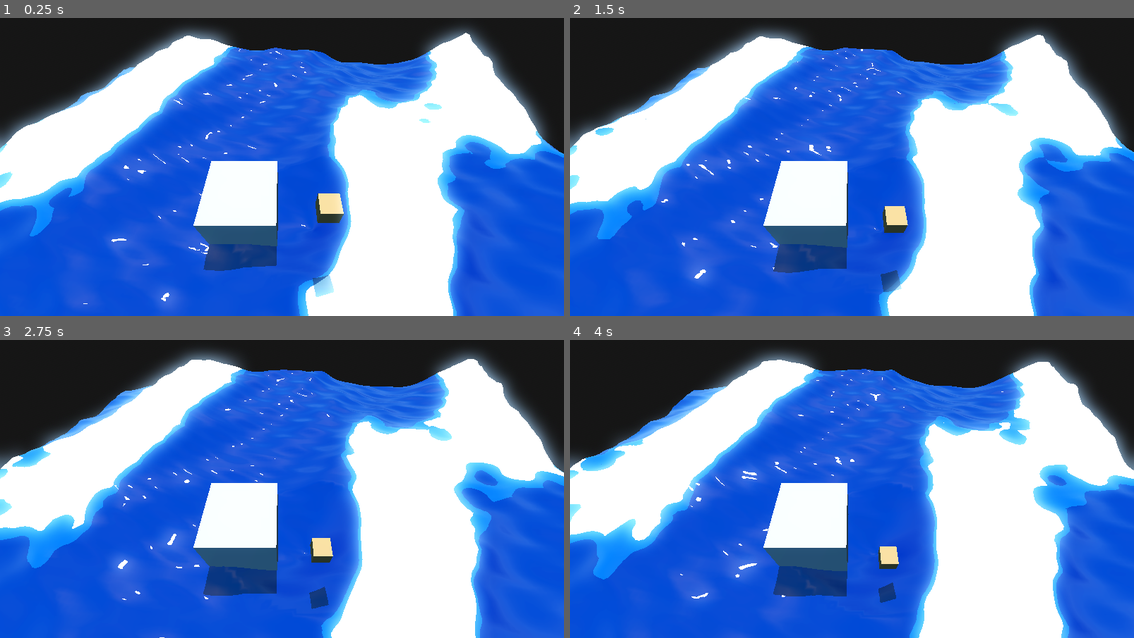
Above: before the commit, frames 1-4 (two rows, left to right).
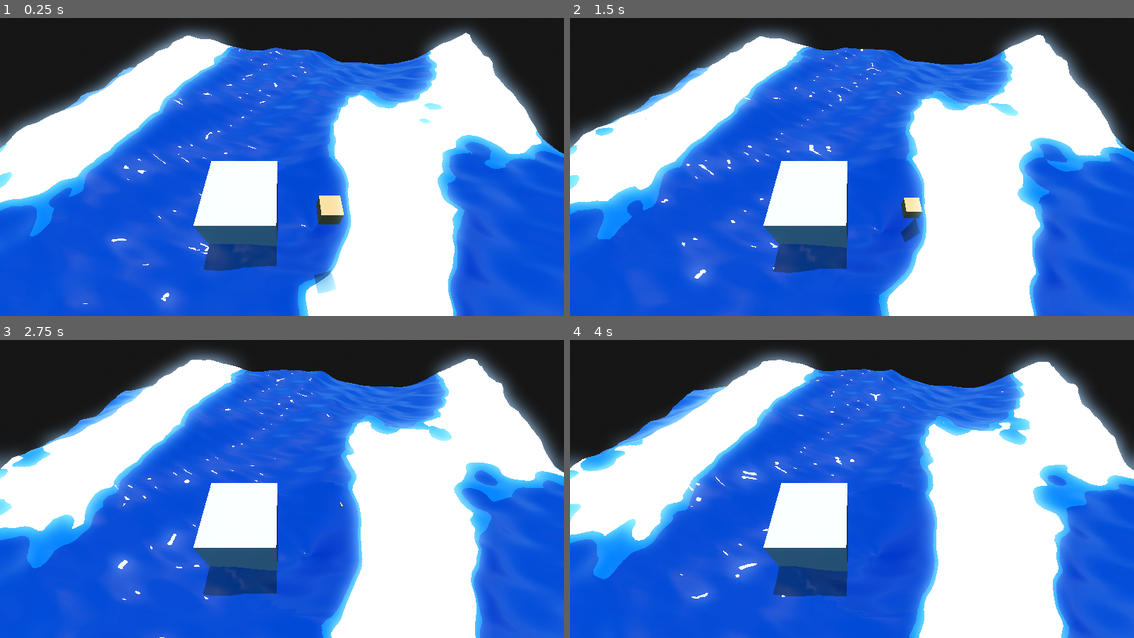
Above: after the commit, the same moments.

Repository: bkttt0429/The-Ember-Archipelago
Game: Godot game, scene res://WaterSystem/WaterTest.tscn
Same seed, same stepped clock (60 frames per second), same inputs: the game is played once before the commit and once after it.
Inputs:
- Up to frame 1 (0.25 s): no input
- Up to frame 2 (1.5 s): no input
- Up to frame 3 (2.75 s): no input
- Up to frame 4 (4 s): no input

The runs differ from the first frame. In frame 1, 0.2% of the frame differs, in the area x 55-61%, y 58-94%; in frame 2, 0.9%, in the area x 55-63%, y 60-92%; in frame 3, 0.5%; in frame 4, 0.4%.

Commit message:
feat: implement a comprehensive water system including buoyancy, drag, and ripple simulation

Diff:
--- a/WaterSystem/Buoyancy/BuoyantCell.gd
+++ b/WaterSystem/Buoyancy/BuoyantCell.gd
@@ -43,7 +43,14 @@
 	var volume: float = size.x * size.y * size.z
 
 	# Get height from WaterManager
-	var wave_height = water_manager.get_wave_height(global_position)
+	var speed = parent_body.linear_velocity.length()
+	var iterations = 1
+	if speed > 10.0:
+		iterations = 5
+	elif speed > 1.0:
+		iterations = 3
+
+	var wave_height = water_manager.get_wave_height(global_position, iterations)
 	var depth: float = wave_height - global_position.y
 
 	var gravity_vec = ProjectSettings.get_setting("physics/3d/default_gravity_vector")
--- a/WaterSystem/Buoyancy/MassCalculation.gd
+++ b/WaterSystem/Buoyancy/MassCalculation.gd
@@ -42,6 +42,7 @@
 		) * mass
 
 func _physics_process(_delta: float) -> void:
+	if WaterManager.instance == null: return
 	apply_drag()
 
 func apply_drag() -> void:
@@ -85,26 +86,35 @@
 	var torque = torque_magnitude * basis.z
 	apply_torque(torque)
 
+func apply_drag_vertical() -> void:
+	var ref_size = Vector3(2, 1, 5)
+	var area = ref_size.x * ref_size.z
+	var water_vel = WaterManager.instance.get_water_velocity(global_position)
+	var relative_vel_vec = linear_velocity - water_vel
+
+	var local_velocity = relative_vel_vec.dot(global_transform.basis.y)
+	var vertical_drag = calculate_drag(area, local_velocity, drag_coef_vertical) * basis.y * DRAG_SCALE
+	apply_central_force(vertical_drag)
+
 func apply_drag_axial() -> void:
 	var ref_size = Vector3(2, 1, 5)
 	var area = ref_size.y * ref_size.z
-	var local_velocity = linear_velocity.dot(global_transform.basis.x)
+	var water_vel = WaterManager.instance.get_water_velocity(global_position)
+	var relative_vel_vec = linear_velocity - water_vel
+
+	var local_velocity = relative_vel_vec.dot(global_transform.basis.x)
 	var axial_drag = calculate_drag(area, local_velocity, drag_coef_axial) * basis.x * DRAG_SCALE
 	apply_central_force(axial_drag)
 
 func apply_drag_lateral() -> void:
 	var ref_size = Vector3(2, 1, 5)
 	var area = ref_size.y * ref_size.x
-	var local_velocity = linear_velocity.dot(global_transform.basis.z)
+	var water_vel = WaterManager.instance.get_water_velocity(global_position)
+	var relative_vel_vec = linear_velocity - water_vel
+
+	var local_velocity = relative_vel_vec.dot(global_transform.basis.z)
 	var lateral_drag = calculate_drag(area, local_velocity, drag_coef_lateral) * basis.z * DRAG_SCALE
 	apply_central_force(lateral_drag)
-
-func apply_drag_vertical() -> void:
-	var ref_size = Vector3(2, 1, 5)
-	var area = ref_size.x * ref_size.z
-	var local_velocity = linear_velocity.dot(global_transform.basis.y)
-	var vertical_drag = calculate_drag(area, local_velocity, drag_coef_vertical) * basis.y * DRAG_SCALE
-	apply_central_force(vertical_drag)
 
 func calculate_drag_torque(area, length, ang_vel, drag_coef) -> float:
 	var torque_magnitude = (0.5 * WATER_MASS_DENSITY * ang_vel * ang_vel * area * drag_coef * length * 0.25)
--- a/WaterSystem/RippleSystem/RippleManager.gd
+++ b/WaterSystem/RippleSystem/RippleManager.gd
@@ -9,6 +9,18 @@
 		# Pass the dynamic simulation texture to the water shader
 		water_material.set_shader_parameter("ripple_map", ripple_viewport.get_texture())
 		water_material.set_shader_parameter("ripple_map_size", ripple_area_size)
+
+@export var lod_distance: float = 30.0
+
+func _process(_delta):
+	# Distance-based LOD: Only update simulation if close to camera
+	var cam = get_viewport().get_camera_3d()
+	if cam and ripple_viewport:
+		var center_pos = Vector3(0, 0, 0) # Assumed center
+		if cam.global_position.distance_to(center_pos) > lod_distance:
+			ripple_viewport.render_target_update_mode = SubViewport.UPDATE_DISABLED
+		else:
+			ripple_viewport.render_target_update_mode = SubViewport.UPDATE_ALWAYS
 
 func apply_ripple(world_pos: Vector3, strength: float):
 	# Convert World Pos to UV (Viewport Coordinates)
--- a/WaterSystem/RippleSystem/RippleViewport.tscn
+++ b/WaterSystem/RippleSystem/RippleViewport.tscn
@@ -15,7 +15,7 @@
 disable_3d = true
 transparent_bg = true
 handle_input_locally = false
-size = Vector2i(512, 512)
+size = Vector2i(256, 256)
 render_target_clear_mode = 2
 render_target_update_mode = 3
 
--- a/WaterSystem/WaterController.gd
+++ b/WaterSystem/WaterController.gd
@@ -90,27 +90,18 @@
 		wave_b.w = _target_wavelength * 1.5
 		mat.set_shader_parameter("wave_b", wave_b)
 
-	# --- FULL SYNC TO WaterManager ---
+	# --- AUTOMATED SYNC TO WaterManager via Reflection ---
 	if WaterManager:
-		WaterManager.height_scale = new_amp
-		WaterManager.wave_a = wave_a if wave_a != null else WaterManager.wave_a
-		WaterManager.wave_b = wave_b if wave_b != null else WaterManager.wave_b
-
-		# Sync other waves to ensure physics matches visuals exactly
-		WaterManager.wave_c = mat.get_shader_parameter("wave_c") if mat.get_shader_parameter("wave_c") != null else WaterManager.wave_c
-		WaterManager.wave_d = mat.get_shader_parameter("wave_d") if mat.get_shader_parameter("wave_d") != null else WaterManager.wave_d
-		WaterManager.wave_e = mat.get_shader_parameter("wave_e") if mat.get_shader_parameter("wave_e") != null else WaterManager.wave_e
-
-		# Sync Waterspout (Prompt B logic)
-		WaterManager.waterspout_pos = mat.get_shader_parameter("waterspout_pos") if mat.get_shader_parameter("waterspout_pos") != null else Vector3(0, -100, 0)
-		WaterManager.waterspout_radius = mat.get_shader_parameter("waterspout_radius") if mat.get_shader_parameter("waterspout_radius") != null else 5.0
-		WaterManager.waterspout_strength = mat.get_shader_parameter("waterspout_strength") if mat.get_shader_parameter("waterspout_strength") != null else 0.0
-
-		# Sync Ripples
-		WaterManager.ripple_height_scale = mat.get_shader_parameter("ripple_height_scale") if mat.get_shader_parameter("ripple_height_scale") != null else 0.1
-
-		# Sync Global Speed
-		WaterManager.wave_speed = mat.get_shader_parameter("wave_speed") if mat.get_shader_parameter("wave_speed") != null else 0.05
+		var params_to_sync = [
+			"height_scale", "wave_a", "wave_b", "wave_c", "wave_d", "wave_e",
+			"wave_speed", "ripple_height_scale",
+			"waterspout_pos", "waterspout_radius", "waterspout_strength",
+			"global_flow_direction", "global_flow_speed"
+		]
+		for p_name in params_to_sync:
+			var val = mat.get_shader_parameter(p_name)
+			if val != null:
+				WaterManager.set(p_name, val)
 
 	# DRIVE TIME in Shader
 	if not Engine.is_editor_hint() and WaterManager:
--- a/WaterSystem/WaterManager.gd
+++ b/WaterSystem/WaterManager.gd
@@ -23,6 +23,11 @@
 # Ripple Settings (Secondary Noise)
 @export_group("Ripples")
 @export var ripple_height_scale: float = 0.1
+
+@export_group("Flow Field")
+@export var global_flow_direction: Vector2 = Vector2(1.0, 0.0)
+@export var global_flow_speed: float = 0.5
+
 var noise1: FastNoiseLite
 var _time: float = 0.0
 
@@ -39,10 +44,10 @@
 func _process(delta):
 	_time += delta
 
-func get_wave_height(world_pos: Vector3) -> float:
+func get_wave_height(world_pos: Vector3, iterations: int = 3) -> float:
 	# 1. Iterative Solver (XZ displacement)
 	var p = world_pos
-	for i in range(3):
+	for i in range(iterations):
 		var displacement = _get_displacement(p)
 		var current_p_xz = p + Vector3(displacement.x, 0.0, displacement.z)
 		var diff = current_p_xz - Vector3(world_pos.x, 0.0, world_pos.z)
@@ -56,6 +61,23 @@
 	var ripples = _sample_ripple_noise(world_pos.x, world_pos.z)
 
 	return final_disp.y + ripples
+
+func get_water_velocity(world_pos: Vector3) -> Vector3:
+	var flow = Vector3(global_flow_direction.x, 0, global_flow_direction.y) * global_flow_speed
+
+	# Waterspout Vortex Logic
+	var dist_to_spout = Vector2(world_pos.x, world_pos.z).distance_to(Vector2(waterspout_pos.x, waterspout_pos.z))
+	if dist_to_spout < waterspout_radius * 2.0:
+		var influence = clampf(1.0 - dist_to_spout / (waterspout_radius * 2.0), 0.0, 1.0)
+		# Tangent direction for vortex (clockwise)
+		var dir_to_center = (waterspout_pos - world_pos).normalized()
+		var tangent = Vector3(-dir_to_center.z, 0, dir_to_center.x)
+		var vortex_vel = tangent * waterspout_strength * 2.0 * influence
+		# Downward suction
+		var suction_vel = Vector3.DOWN * waterspout_strength * influence
+		flow += vortex_vel + suction_vel
+
+	return flow
 
 func _get_displacement(p: Vector3) -> Vector3:
 	var disp = Vector3.ZERO
--- a/WaterSystem/stylized_water.gdshader
+++ b/WaterSystem/stylized_water.gdshader
@@ -20,6 +20,7 @@
 
 uniform vec3 foam_outer_color : source_color = vec3(0.1, 0.3, 0.5); // Double layered foam edge
 uniform float foam_outer_extent : hint_range(0.0, 1.0) = 0.2;
+uniform float color_saturation : hint_range(0.0, 2.0) = 1.2;
 
 // --- Waterspout (Prompt B) ---
 group_uniforms Waterspout;
@@ -32,6 +33,8 @@
 uniform float wave_speed = 0.05;
 uniform float height_scale = 1.0;
 uniform float roughness : hint_range(0.0, 1.0) = 0.2;
+uniform vec2 flow_direction = vec2(1.0, 0.0);
+uniform float flow_speed = 0.5;
 uniform sampler2D vertex_noise_big : repeat_enable;
 uniform float ripple_height_scale = 0.1;
 
@@ -134,8 +137,8 @@
 
 	// Hard Banding instead of lerp
 	vec3 water_color = deep_color;
-	water_color = mix(water_color, mid_color, 1.0 - step(depth_band_2, depth_diff));
-	water_color = mix(water_color, shallow_color, 1.0 - step(depth_band_1, depth_diff));
+	water_color = mix(water_color, mid_color * color_saturation, 1.0 - step(depth_band_2, depth_diff));
+	water_color = mix(water_color, shallow_color * color_saturation, 1.0 - step(depth_band_1, depth_diff));
 
 	// --- Double Layered Foam (Prompt C) ---
 	// 1. Shore/Contact Foam
@@ -143,7 +146,8 @@
 	float shore_outer_mask = (1.0 - step(foam_shore_extent, depth_diff)) * step(foam_shore_threshold, depth_diff);
 
 	// 2. Crest Foam
-	float crest_noise = texture(foam_tex, v_world_pos.xz * 0.1 + sync_time * 0.1).r;
+	vec2 flow_offset = flow_direction * sync_time * flow_speed;
+	float crest_noise = texture(foam_tex, v_world_pos.xz * 0.1 + flow_offset).r;
 	float crest_foam_mask = step(foam_crest_threshold, v_height + crest_noise);
 	float crest_outer_mask = step(foam_crest_threshold - foam_crest_extent, v_height + crest_noise) * (1.0 - crest_foam_mask);
 
Not shown, changed: DevLog.md
